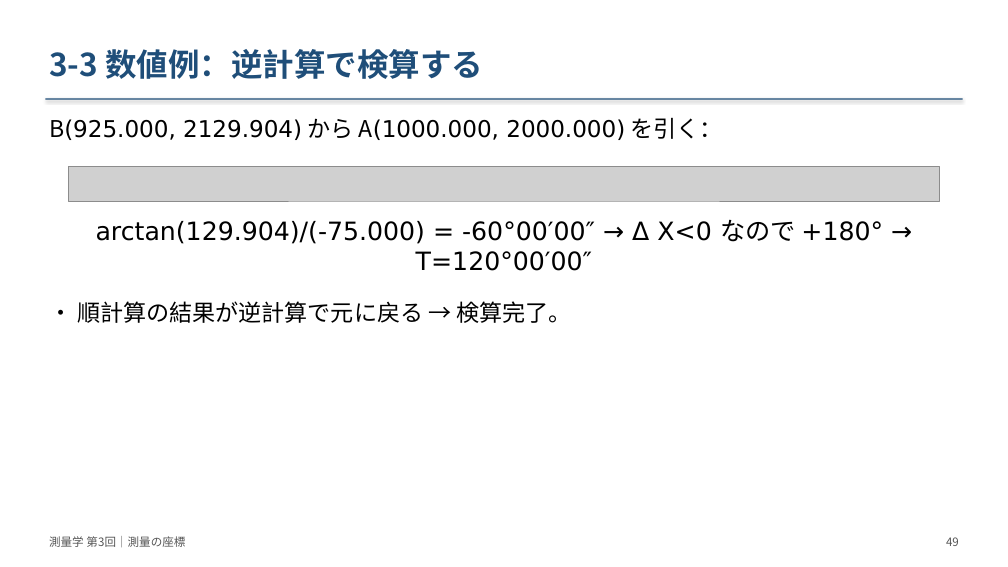
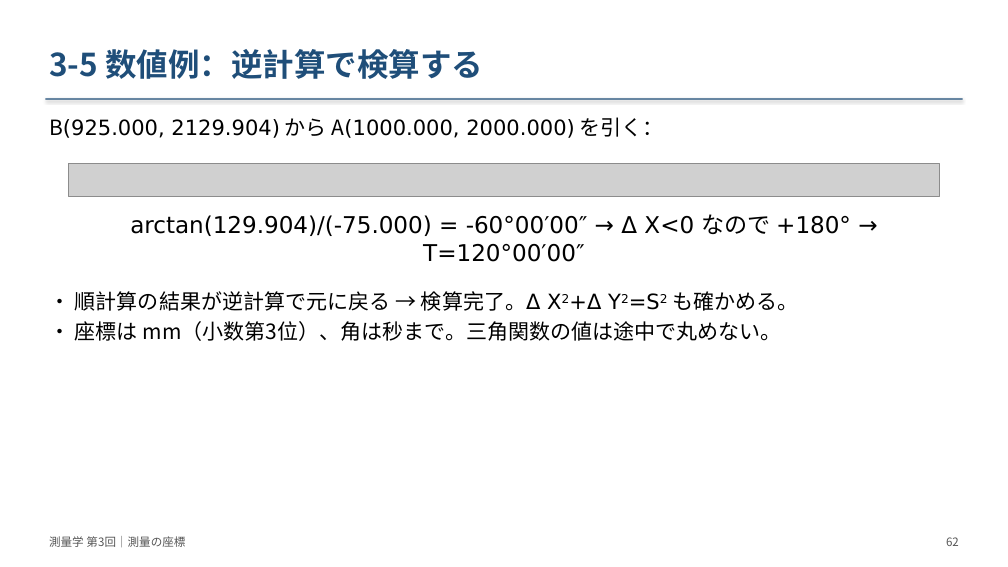
Before and after one commit to NN3210/Lecture, a slide deck: slide 62 of Surveying/materials/slides/第03回_測量の座標/slides.pptx (slide 49 before the commit). Drawn at 1008x567 pixels with LibreOffice and Linux fonts; fonts in the diff are those of the drawing; grey boxes stand for pictures. Boxes give left, top, right and bottom in pixels: in the first picture for what was removed or moved away, otherwise in the second. Text is boxed around its words. In the diff, an @@ line names an element or a change of style, - is before the commit and + after.

```diff
--- a/Surveying/materials/slides/第03回_測量の座標/slides.pptx
+++ b/Surveying/materials/slides/第03回_測量の座標/slides.pptx
@@ text at [49, 49, 483, 79]: text changed @@
-3-3 数値例：逆計算で検算する
+3-5 数値例：逆計算で検算する
@@ text "B(925.000, 2129.904) から A(1000.000, 2000.000) ..." at [49, 117, 664, 138]: size 22 to 20 pt @@
@@ picture: place and size @@
-picture at [68, 166, 940, 201]
+picture at [68, 163, 940, 197]
@@ text at [130, 214, 851, 262]: size 24 to 22 pt in "arctan(129.904)/(-75.000) = -60°00′00″ → Δ X<0 なので ..." @@
@@ text at [75, 291, 798, 341]: text changed; size 22 to 20 pt @@
-• 順計算の結果が逆計算で元に戻る → 検算完了。
+• 順計算の結果が逆計算で元に戻る → 検算完了。Δ X2+Δ Y2=S2 も確かめる。
+• 座標は mm（小数第3位）、角は秒まで。三角関数の値は途中で丸めない。
@@ text at [946, 537, 959, 546]: text changed @@
-49
+62
```
Also in this commit, not shown: 49 other slides changed, 15 slides added, 3 slides removed, 39 other files.
